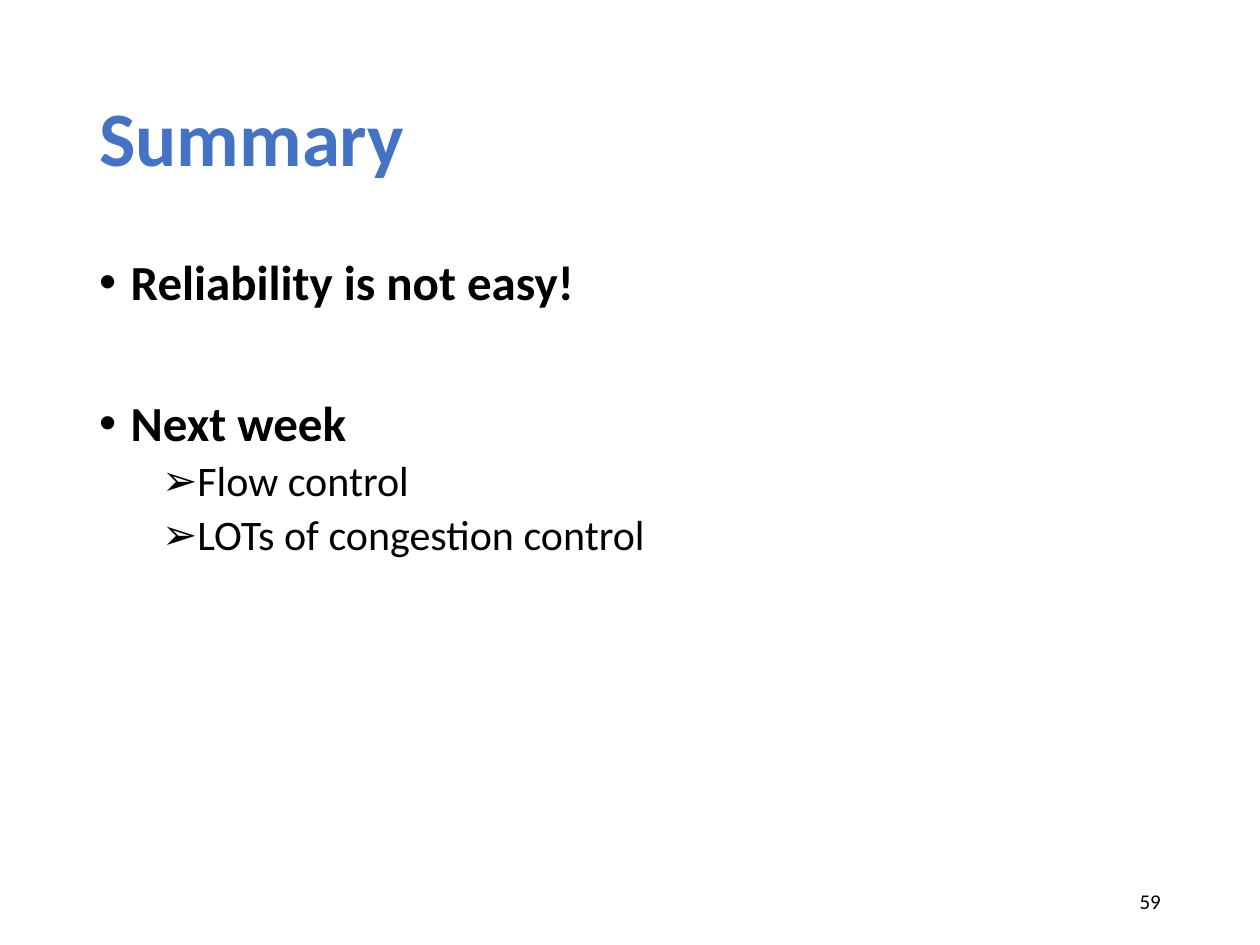
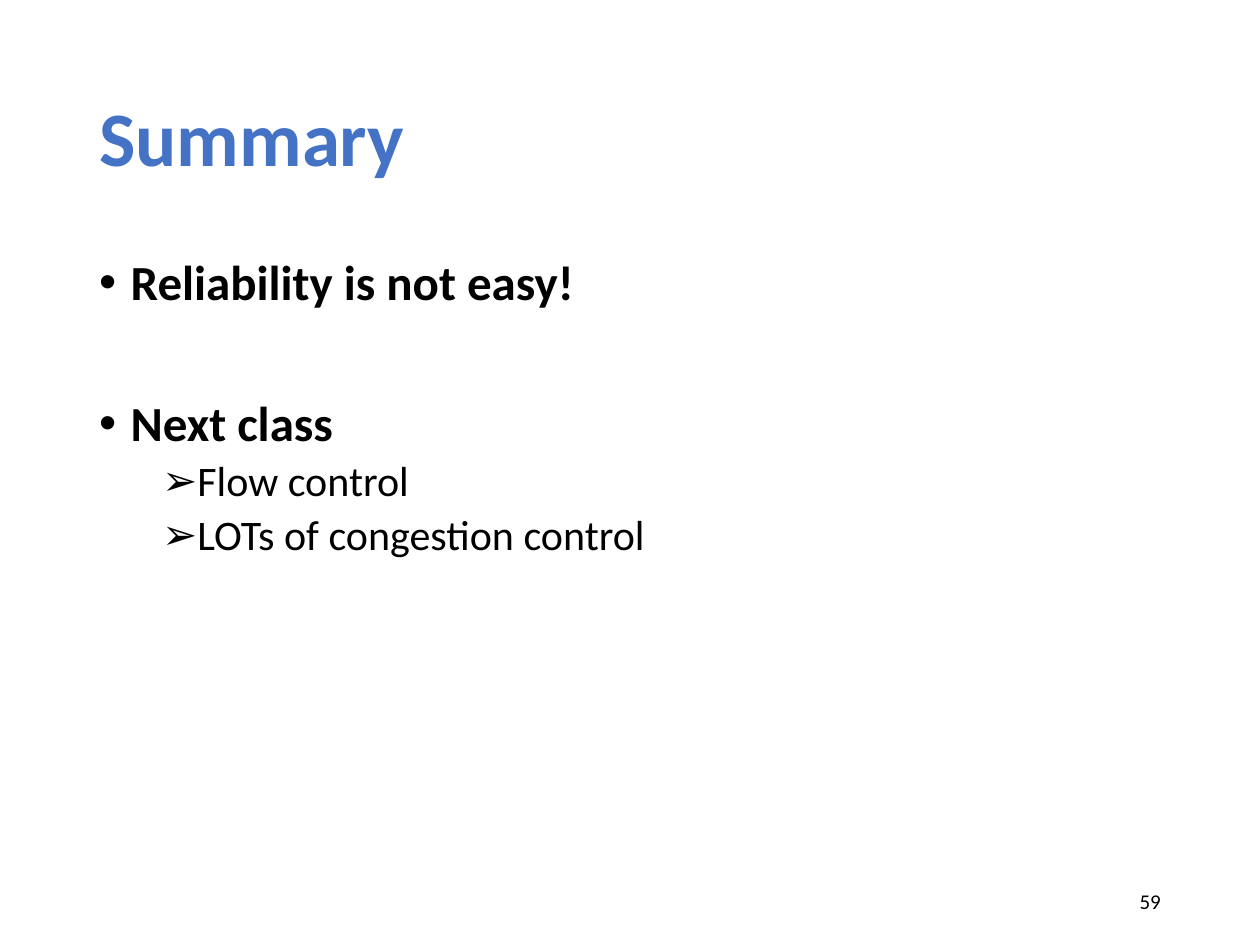
Before and after one commit to xinjin/course-net, a slide deck: slide 59 of slides/lec09_tcp.pptx. Drawn at 1260x945 pixels with LibreOffice and Linux fonts; fonts in the diff are those of the drawing. Boxes give left, top, right and bottom in pixels: in the first picture for what was removed or moved away, otherwise in the second. Text is boxed around its words. In the diff, an @@ line names an element or a change of style, - is before the commit and + after.

```diff
--- a/slides/lec09_tcp.pptx
+++ b/slides/lec09_tcp.pptx
@@ text at (131,406,333,442): text changed @@
-• Next week
+• Next class
```
Also in this commit, not shown: 2 other files.
